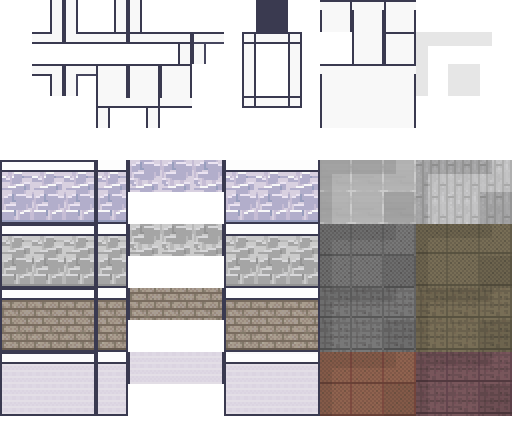
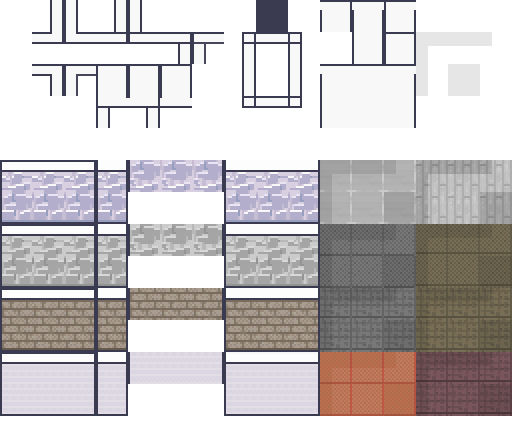
Comparing the layer stacks of the two 512 x 448 images. Changes:
painted on "LimeZu_MO_Room_Builder.png" over box(320, 352, 416, 416)
